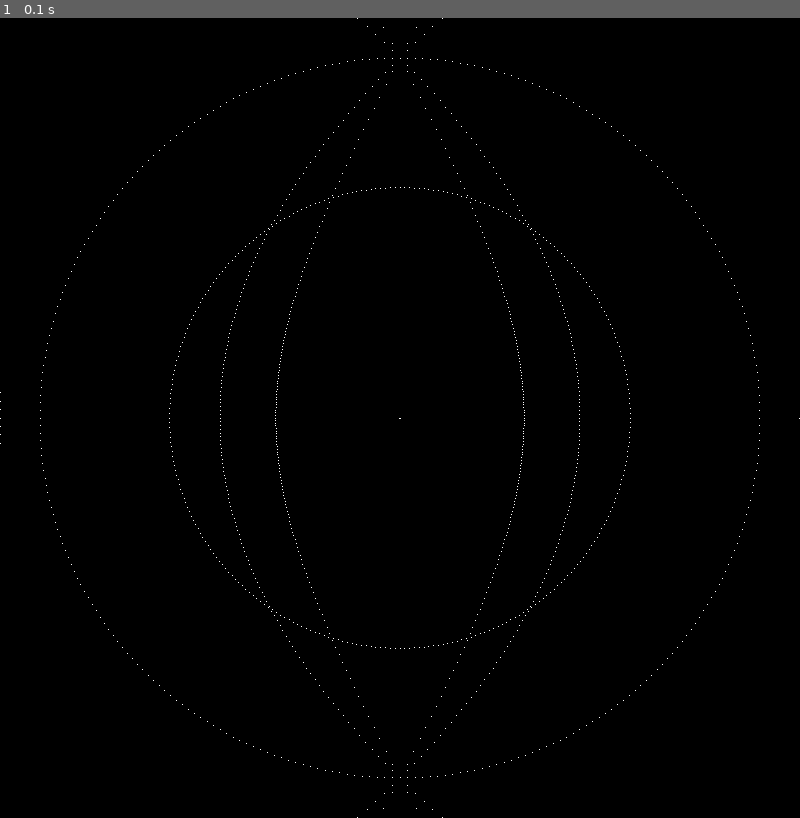
Above: before the commit, frame 1.
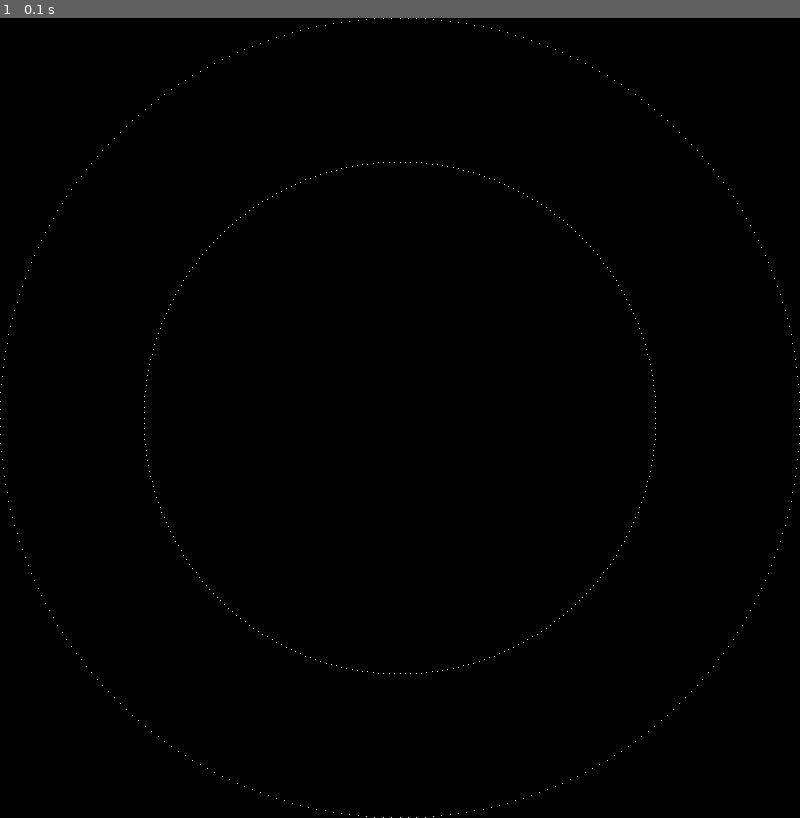
Above: after the commit, the same moment.

Repository: jpgtordilla/TransferOrbit
Game: pygame game, started from main.py
The game is run twice, just before and just after one commit, with the same random seed, the same clock (stepped at 60 frames per second) and the same inputs.
Inputs:
- Up to frame 1 (0.1 s): no input

The runs differ from the first frame. In frame 1, 0.3% of the frame differs, in the area x 0-100%, y 0-100%.

Commit message:
refactored into separated loop, constants, and orbit files; implemented fps

Diff:
--- /dev/null
+++ b/constants.py
@@ -0,0 +1,7 @@
+"""PYGAME CONSTANTS: (https://inventwithpython.com/pygameHelloWorld.py)"""
+surface = None
+WIDTH = 800
+HEIGHT = 800
+BLACK = (0, 0, 0)
+WHITE = (255, 255, 255)
+FPS = 60
--- /dev/null
+++ b/game_loop.py
@@ -0,0 +1,79 @@
+"""SOURCES
+1. https://inventwithpython.com/pygameHelloWorld.py
+2. Taylor, John R. Classical Mechanics. University Science Books, 2005.
+"""
+
+"""THEORY
+(Taylor, John R. Classical Mechanics. University Science Books, 2005.)
+
+General Kepler Orbit Equation:
+
+r(phi) = c/(1 + epsilon * cos(phi))
+
+- epsilon is a const.
+- l is angular momentum, and is const.
+- c = l**2 / (gamma * mu)
+- gamma = G * m1 * m2
+- mu = m1 * m2 / (m1 + m2) # reduced mass
+
+Energy of a comet/body:
+
+E = gamma**2 * mu * (epsilon**2 - 1) / 2 * l**2
+
+Key: eccentricity determines the orbit's shape:
+- epsilon = 0     -- E < 0 -- circle
+- 0 < epsilon < 1 -- E < 0 -- ellipse
+- epsilon = 1     -- E = 0 -- parabola
+- epsilon > 1     -- E > 0 -- hyperbola
+
+"""
+from constants import *
+import pygame
+from pygame.locals import *
+from orbit import Orbit, get_max_radius
+
+pygame.init()
+surface = pygame.display.set_mode([WIDTH, HEIGHT])
+pygame.display.set_caption("Orbit Graph")
+
+def graph_orbits(orbit_list, num_points=300):
+    """Given a list of orbit objects, plot them on the screen"""
+
+    max_radius = get_max_radius(orbit_list)
+
+    # calculate scaling factor based on the max orbit
+    factor = max_radius / (WIDTH / 2)
+
+    # plot each trajectory, scaling w.r.t. the factor
+    for orbit in orbit_list:
+        curr_points_list = orbit.get_orbit(num_points)
+        for point in curr_points_list:
+            x = int((point[0] / factor) + WIDTH / 2)
+            y = int((point[1] / factor) + WIDTH / 2)
+            surface.set_at((x, y), WHITE)
+
+"""MAIN LOOP FOR DRAWING ORBITS AND UPDATING"""
+
+def game_loop():
+    """
+    parabola = Orbit(epsilon=1)  # parabola
+    parabola_neg = Orbit(epsilon=-1)  # parabola negative
+    hyperbola = Orbit(epsilon=1.9)  # hyperbola
+    hyperbola_neg = Orbit(epsilon=-1.9)  # hyperbola negative
+    """
+    esc = False # escape set to false until window is closed
+
+    circle = Orbit(epsilon=0)  # circle
+    circle_small = Orbit(epsilon=0, l=0.8*10**24)  # small circle
+
+    orbits = [circle, circle_small]
+    graph_orbits(orbits)
+
+    clock = pygame.time.Clock() # for frame rate
+    while not esc:
+        clock.tick(FPS)
+        pygame.display.update()
+        for event in pygame.event.get():
+            if event.type == QUIT:
+                esc = True
+                pygame.quit()
--- a/main.py
+++ b/main.py
@@ -21,7 +21,7 @@
 - epsilon > 1     -- E > 0 -- hyperbola
 
 """
-from graph_orbits import game_loop
+from game_loop import game_loop
 
 if __name__ == '__main__':
     game_loop()
--- a/graph_orbits.py
+++ b/orbit.py
@@ -1,46 +1,5 @@
-"""SOURCES
-1. https://inventwithpython.com/pygameHelloWorld.py
-2. Taylor, John R. Classical Mechanics. University Science Books, 2005.
-"""
-
-"""THEORY
-(Taylor, John R. Classical Mechanics. University Science Books, 2005.)
-
-General Kepler Orbit Equation:
-
-r(phi) = c/(1 + epsilon * cos(phi))
-
-- epsilon is a const.
-- l is angular momentum, and is const.
-- c = l**2 / (gamma * mu)
-- gamma = G * m1 * m2
-- mu = m1 * m2 / (m1 + m2) # reduced mass
-
-Energy of a comet/body:
-
-E = gamma**2 * mu * (epsilon**2 - 1) / 2 * l**2
-
-Key: eccentricity determines the orbit's shape:
-- epsilon = 0     -- E < 0 -- circle
-- 0 < epsilon < 1 -- E < 0 -- ellipse
-- epsilon = 1     -- E = 0 -- parabola
-- epsilon > 1     -- E > 0 -- hyperbola
-
-"""
 import numpy as np
-import pygame
-from pygame.locals import *
-
-"""PYGAME CONSTANTS: (https://inventwithpython.com/pygameHelloWorld.py)"""
-surface = None
-WIDTH = 800
-HEIGHT = 800
-BLACK = (0, 0, 0)
-WHITE = (255, 255, 255)
-
-pygame.init()
-surface = pygame.display.set_mode([WIDTH, HEIGHT])
-pygame.display.set_caption("Orbit Graph")
+from constants import *
 
 class Orbit:
     """Graphs conic section orbits based on general Kepler Orbit Equation"""
@@ -107,22 +66,6 @@
 
         return xy_point_list
 
-def graph_orbits(orbit_list, num_points=300):
-    """Given a list of orbit objects, plot them on the screen"""
-
-    max_radius = get_max_radius(orbit_list)
-
-    # calculate scaling factor based on the max orbit
-    factor = max_radius / (WIDTH / 2)
-
-    # plot each trajectory, scaling w.r.t. the factor
-    for orbit in orbit_list:
-        curr_points_list = orbit.get_orbit(num_points)
-        for point in curr_points_list:
-            x = int((point[0] / factor) + WIDTH / 2)
-            y = int((point[1] / factor) + WIDTH / 2)
-            surface.set_at((x, y), WHITE)
-
 """HELPER FUNCTIONS FOR SCALING ORBITS TO FIT THE SCREEN"""
 
 def get_key_with_max_value(orbit_dict):
@@ -153,32 +96,3 @@
         return "PARABOLA"
     else:
         return "HYPERBOLA"
-
-"""MAIN LOOP FOR DRAWING ORBITS AND UPDATING"""
-
-def game_loop():
-    parabola = Orbit(epsilon=1)  # parabola
-    parabola_neg = Orbit(epsilon=-1)  # parabola negative
-    hyperbola = Orbit(epsilon=1.9)  # hyperbola
-    hyperbola_neg = Orbit(epsilon=-1.9)  # hyperbola negative
-    circle = Orbit(epsilon=0)  # circle
-    circle_small = Orbit(epsilon=0, l=0.8*10**24)  # small circle
-
-    orbits = [parabola, parabola_neg, hyperbola, hyperbola_neg, circle, circle_small]
-    graph_orbits(orbits)
-
-    while True:
-        pygame.display.update()
-        for event in pygame.event.get():
-            if event.type == QUIT:
-                pygame.quit()
-
-"""NOTES:
-
-ISSUE
-- scaling breaks when negative epsilon is used
-- should be an easy fix, but it is not necessary
-
-FUTURE
-- short-term goal: animate a satellite following the trajectory of the orbit (1 point per frame, display velocity)
-"""
